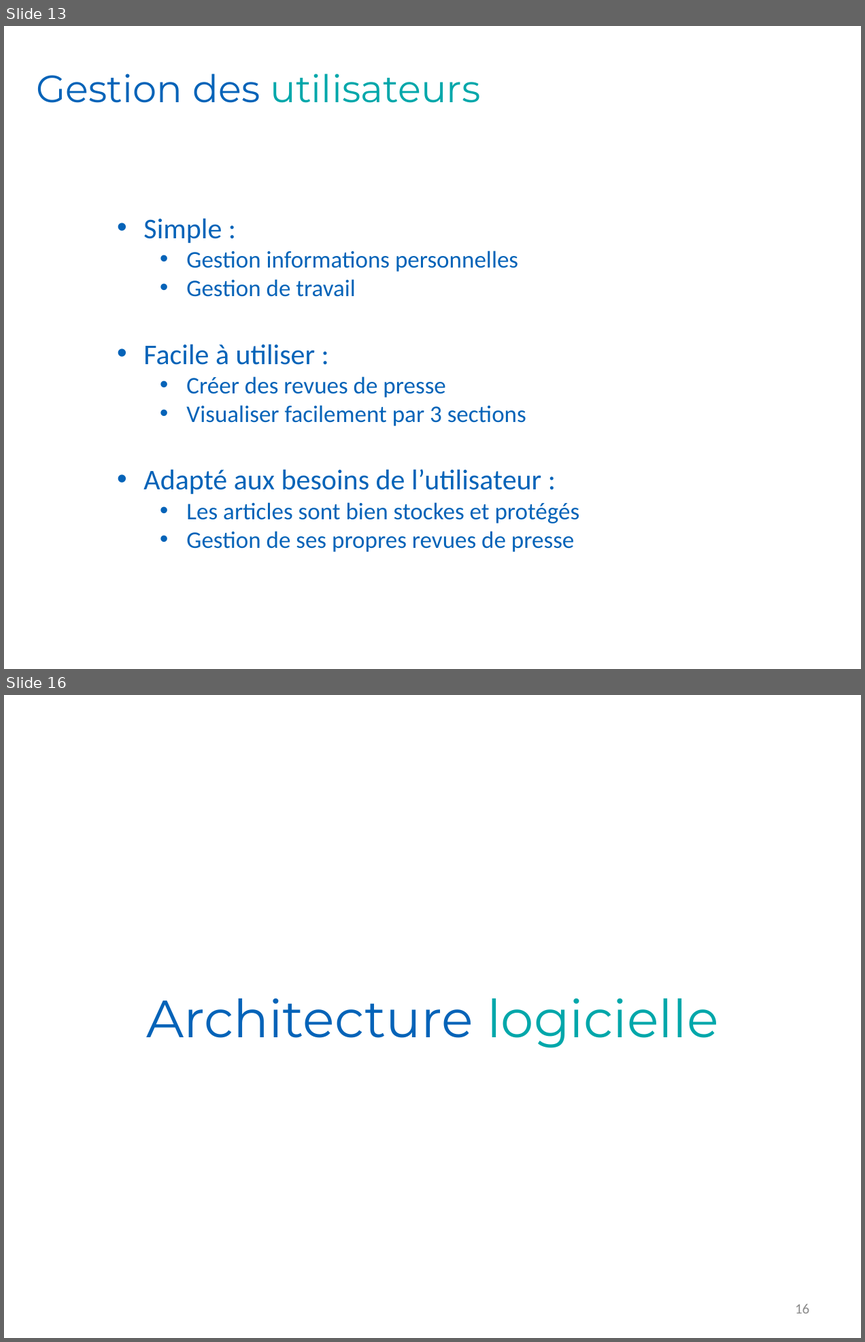
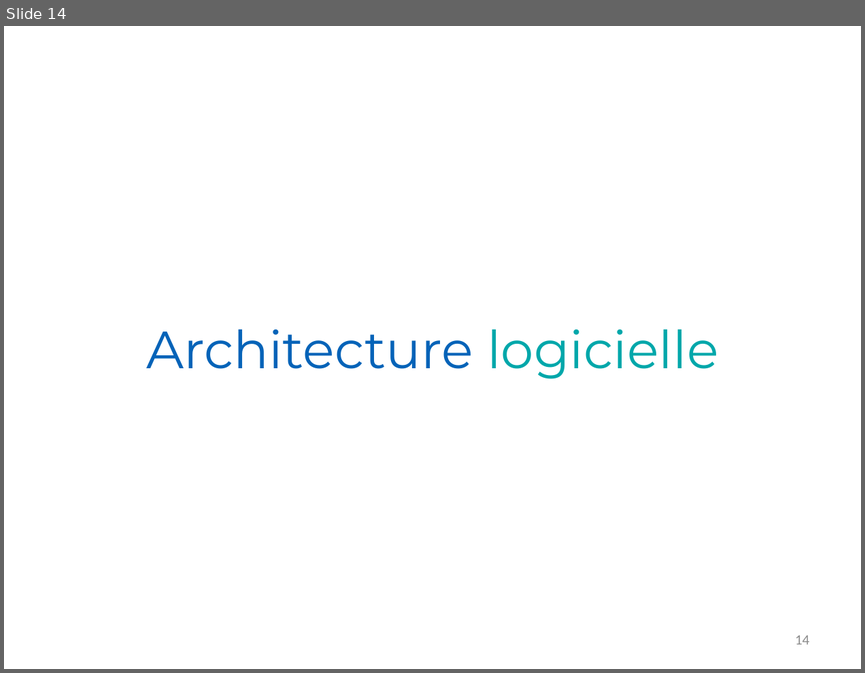
Before and after one commit to Romcol/Gutemberg-rapports, a slide deck: defense/1_project/powerpoint.pptx. Shown one above the other, each under a label of ours: slides 13 and 16 before the commit, slide 14 after it; the slides between them are not shown. The pictures are 865x1342 and 865x673 pixels, drawn with LibreOffice and Linux fonts; fonts in the diff are those of the drawing; background and template pictures are left out. Boxes give left, top, right and bottom in pixels: in the first picture for what was removed or moved away, otherwise in the second. Text is boxed around its words. In the diff, an @@ line names an element or a change of style, - is before the commit and + after.

```diff
--- a/defense/1_project/powerpoint.pptx
+++ b/defense/1_project/powerpoint.pptx
@@ slide 13 removed at (x1=4, y1=26, x2=861, y2=669), background picture (left out) @@
@@ text removed at (x1=36, y1=74, x2=480, y2=103) @@
-Gestion des utilisateurs
@@ text removed at (x1=143, y1=218, x2=580, y2=552) @@
-• Simple :
-  • Gestion informations personnelles
-  • Gestion de travail
-• Facile à utiliser :
-  • Créer des revues de presse
-  • Visualiser facilement par 3 sections
-• Adapté aux besoins de l’utilisateur :
-  • Les articles sont bien stockes et protégés
-  • Gestion de ses propres revues de presse
@@ what was slide 16 is now slide 14 @@
@@ page number at (x1=795, y1=635, x2=809, y2=644): text changed @@
-16
+14
```
Also in this commit, not shown: 8 slides changed, 1 slide added, 1 other slide removed.
